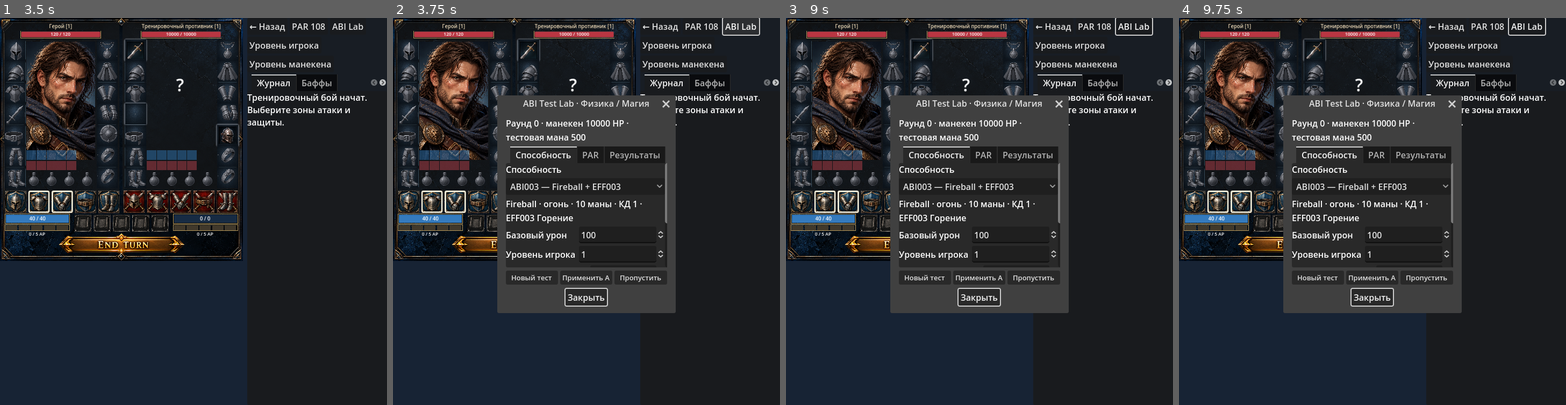
Above: before the commit, frames 1-4 (left to right).
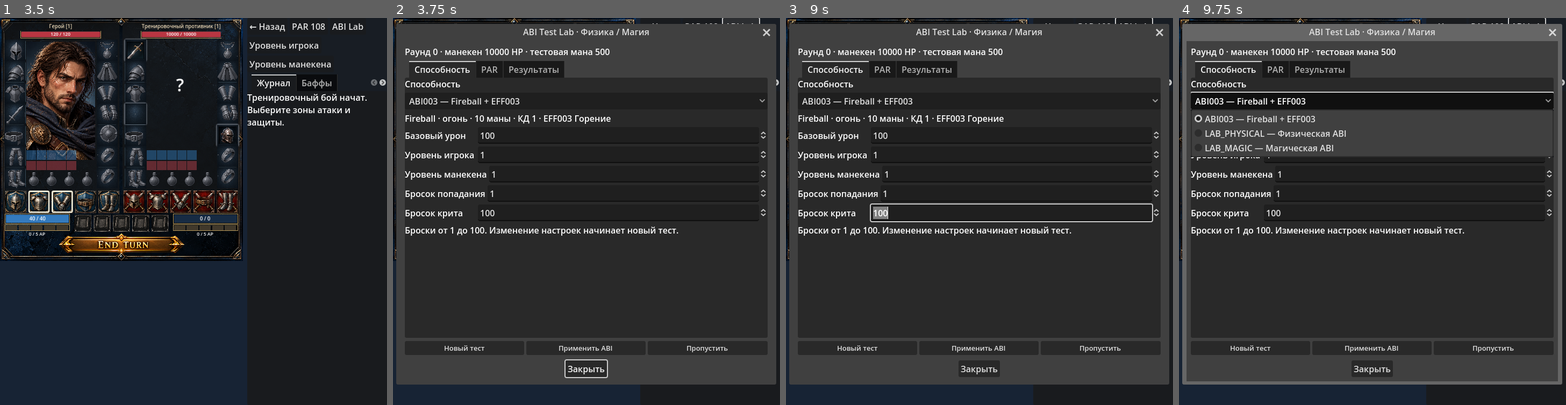
Above: after the commit, the same moments.

Repository: Archoniou1987/Battle-of-Artheon
Game: Godot game, scene res://scenes/main/main.tscn
Two runs of this game, one before a commit and one after it. Both use one fixed random seed, a clock stepped at 60 frames per second and the inputs below.
Inputs (mouse positions are in pixels of both pictures, inside the frame that each line leads up to):
- Up to frame 1 (3.5 s): click "⚒ Кузнец" at 0.5 s; click "◆ Рынок" at 1.25 s; click "⌂ Главное здание" at 2 s; click "⚔ Арена" at 2.75 s
- Up to frame 2 (3.75 s): click "ABI Lab" at 3.5 s
- Up to frame 3 (9 s): click "♟ Персонаж" at 4.25 s; click "▣ Инвентарь" at 5 s; click "✦ Умения" at 5.75 s; click "☷ Задания" at 6.5 s; click "◇ Карта" at 7.25 s; click "☰ Меню" at 8 s; click "Вернуться в поселение" at 8.75 s
- Up to frame 4 (9.75 s): click (1240, 99) at 9.52 s

Frame 1 is identical in both runs. In frame 2, 40% of the frame differs, in the area x 0-100%, y 1-95%; in frame 3, 41%; in frame 4, 43%.

Commit message:
fix(abi-lab): size dialog against game root viewport, not popup viewport

Diff:
--- a/ui/arena/abi_test_lab_dialog.gd
+++ b/ui/arena/abi_test_lab_dialog.gd
@@ -430,9 +430,10 @@
 
 
 func open_lab() -> void:
-	# Use bounded dimensions so the toolbar and tab bar fit on portrait AND
-	# landscape screens. Tabs own their scrolling; the dialog never needs to.
-	var viewport_size := get_viewport().get_visible_rect().size
+	# Window.get_viewport() refers to this popup's OWN viewport (initially ~367px),
+	# not the game's root viewport. Use root dimensions to avoid a permanently
+	# tiny dialog on mobile. Tabs scroll; the toolbar stays fixed.
+	var viewport_size := get_tree().root.get_visible_rect().size
 	var preferred_width := mini(900, int(viewport_size.x * 0.96))
 	var preferred_height := mini(760, int(viewport_size.y * 0.88))
 	popup_centered(Vector2i(maxi(310, preferred_width), maxi(340, preferred_height)))
